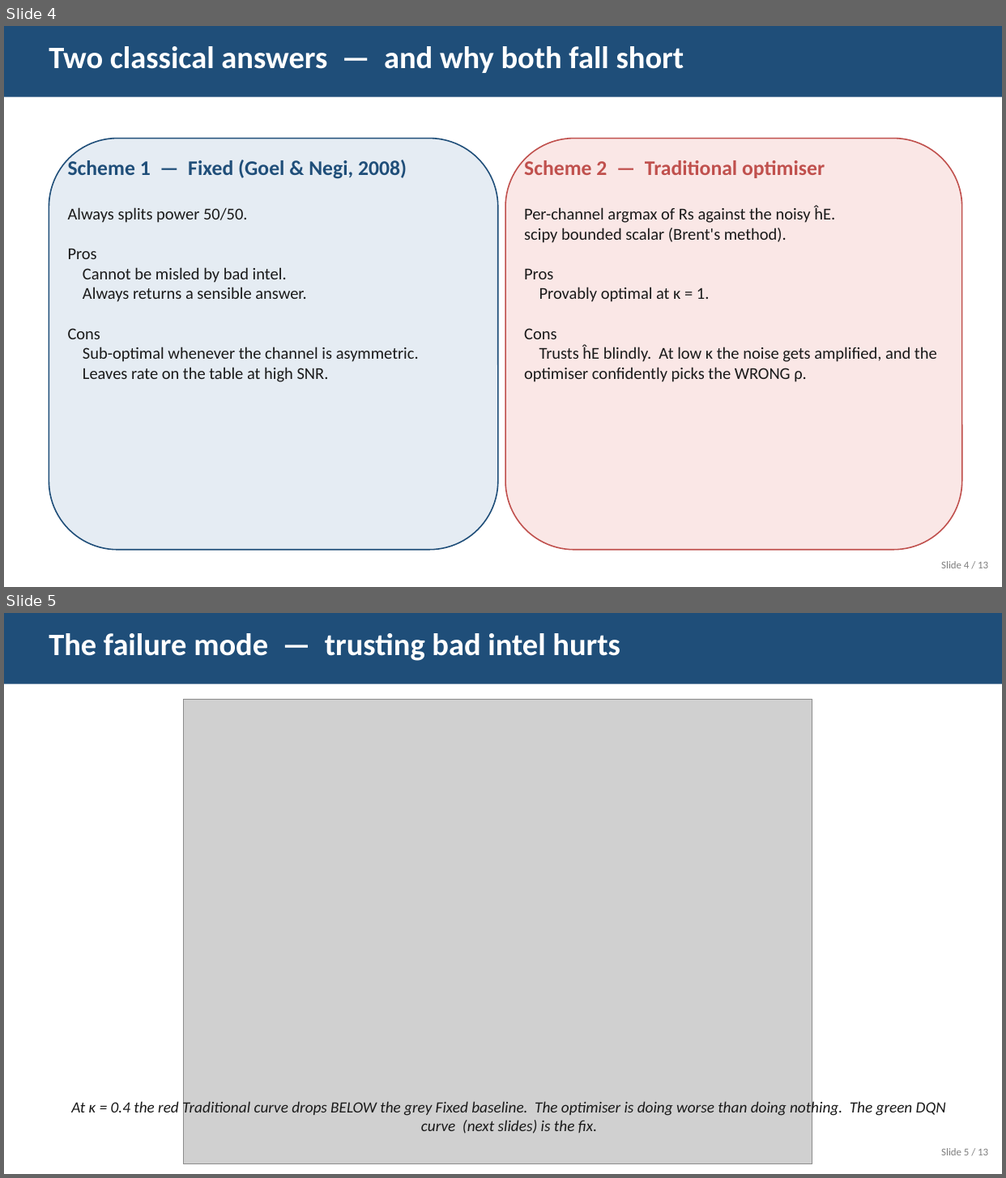
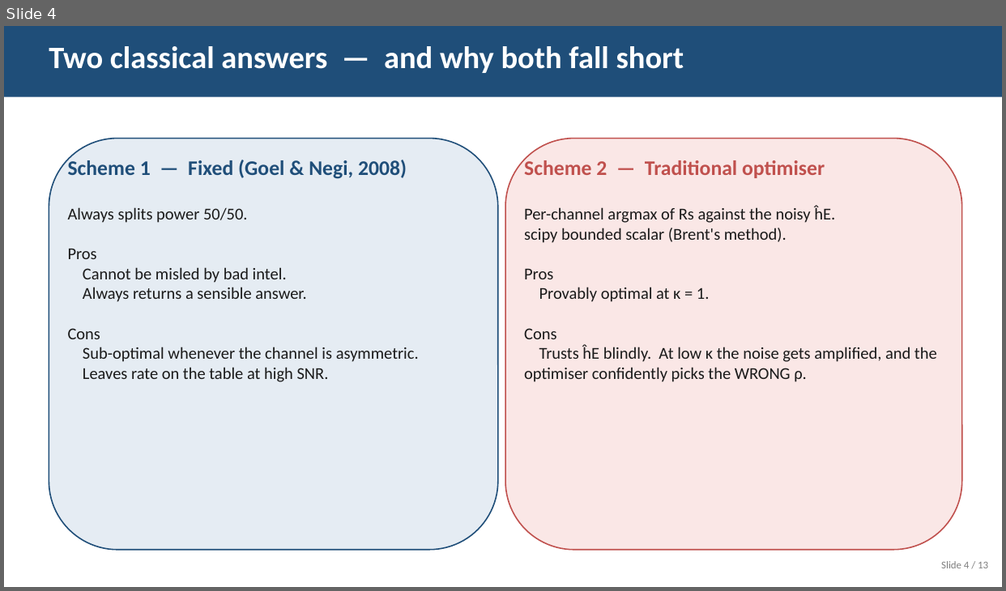
Before and after one commit to kryptbakar/DQN-Enhanced-Adaptive-Artificial-Noise-Power-Allocation, a slide deck: report/slides.pptx. Shown one above the other, each under a label of ours: slides 4 and 5 before the commit, slide 4 after it. The pictures are 1006x1178 and 1006x591 pixels, drawn with LibreOffice and Linux fonts; fonts in the diff are those of the drawing; grey boxes stand for pictures. Boxes give left, top, right and bottom in pixels: in the first picture for what was removed or moved away, otherwise in the second. Text is boxed around its words. In the diff, an @@ line names an element or a change of style, - is before the commit and + after.

```diff
--- a/report/slides.pptx
+++ b/report/slides.pptx
@@ slide 5 removed at bbox=[4, 613, 1002, 1174], background #FFFFFF @@
@@ rectangle removed at bbox=[4, 613, 1002, 684] @@
@@ text removed at bbox=[49, 633, 620, 661] @@
-The failure mode — trusting bad intel hurts
@@ picture removed at bbox=[184, 699, 812, 1165] @@
@@ text removed at bbox=[71, 1100, 946, 1134] @@
-At κ = 0.4 the red Traditional curve drops BELOW the grey Fixed baseline. The optimiser is doing worse than doing nothing. The green DQN curve (next slides) is the fix.
@@ text removed at bbox=[941, 1148, 988, 1156] @@
-Slide 5 / 13
```
Also in this commit, not shown: 2 slides changed, 1 slide added, 6 other files.
